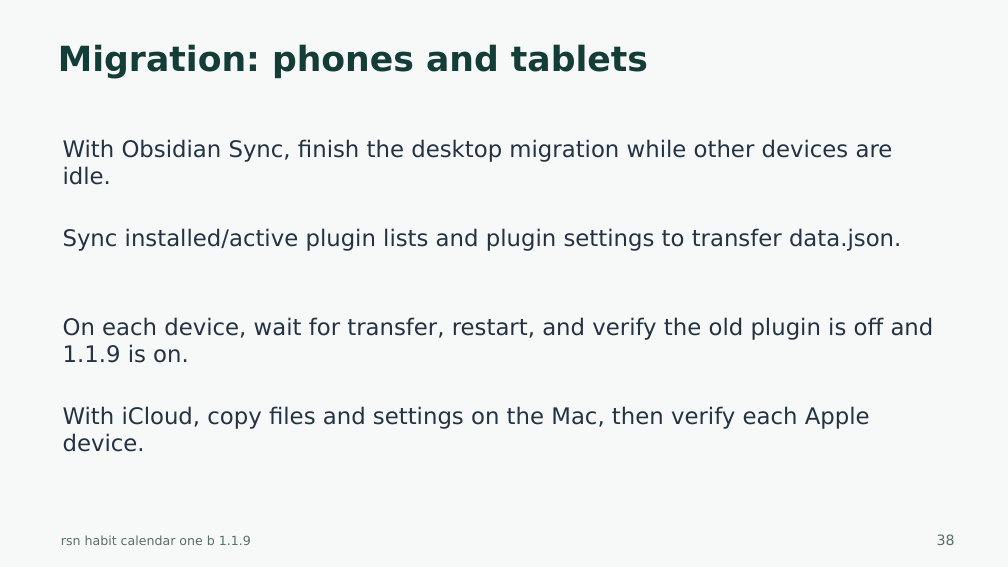
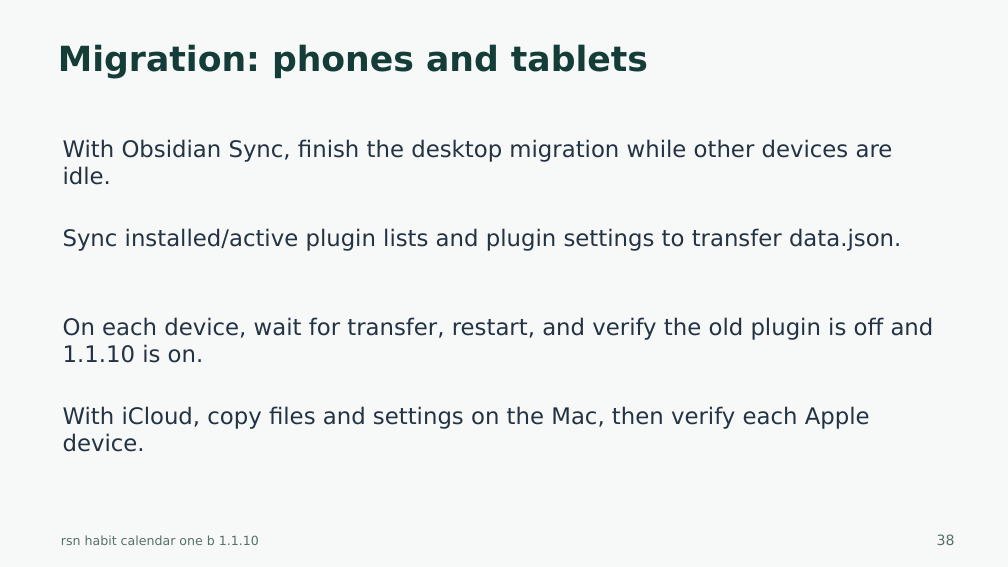
Before and after one commit to harharhari/rsn-habit-tracker-obsidian-plugin, a slide deck: slide 38 of docs/rsn-habit-calendar-one-b-tutorial.pptx. Drawn at 1008x567 pixels with LibreOffice and Linux fonts; fonts in the diff are those of the drawing. Boxes give left, top, right and bottom in pixels: in the first picture for what was removed or moved away, otherwise in the second. Text is boxed around its words. In the diff, an @@ line names an element or a change of style, - is before the commit and + after.

Commit message:
1. Minor modifications including Github 2. Habit Tracker Obsidian Version 1.1.10 3. as on 2026-10-27

```diff
--- a/docs/rsn-habit-calendar-one-b-tutorial.pptx
+++ b/docs/rsn-habit-calendar-one-b-tutorial.pptx
@@ text at <box>63,317,934,363</box>: text changed @@
-On each device, wait for transfer, restart, and verify the old plugin is off and 1.1.9 is on.
+On each device, wait for transfer, restart, and verify the old plugin is off and 1.1.10 is on.
@@ text at <box>61,535,259,545</box>: text changed @@
-rsn habit calendar one b 1.1.9
+rsn habit calendar one b 1.1.10
```
Also in this commit, not shown: 44 other slides changed, 34 other files.
